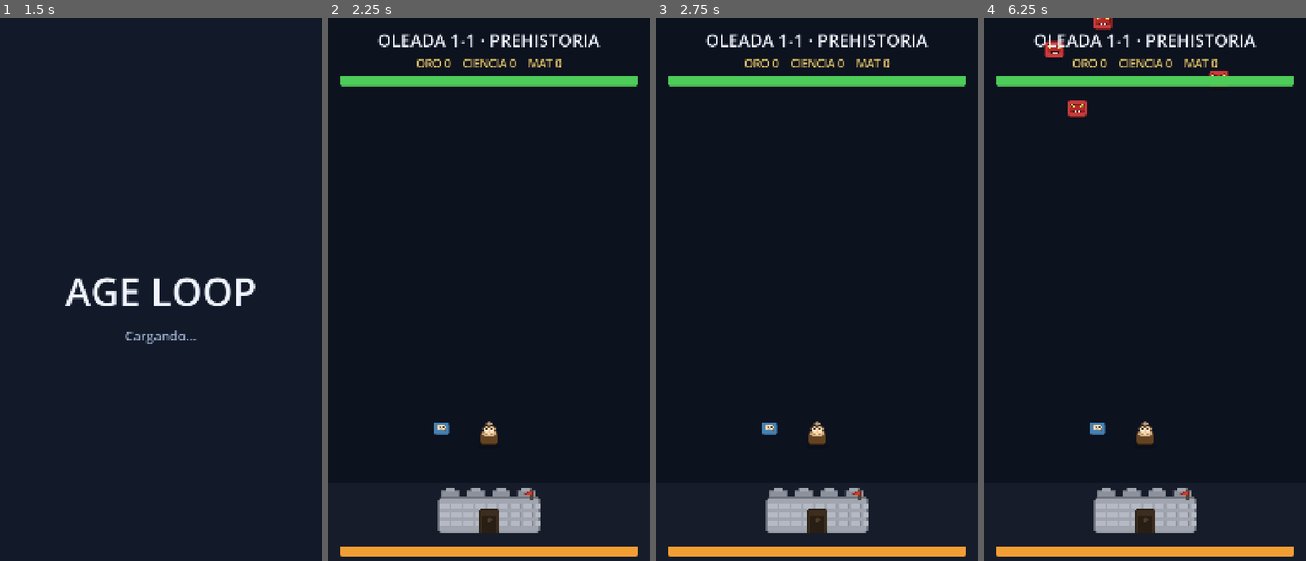
Above: before the commit, frames 1-4 (left to right).
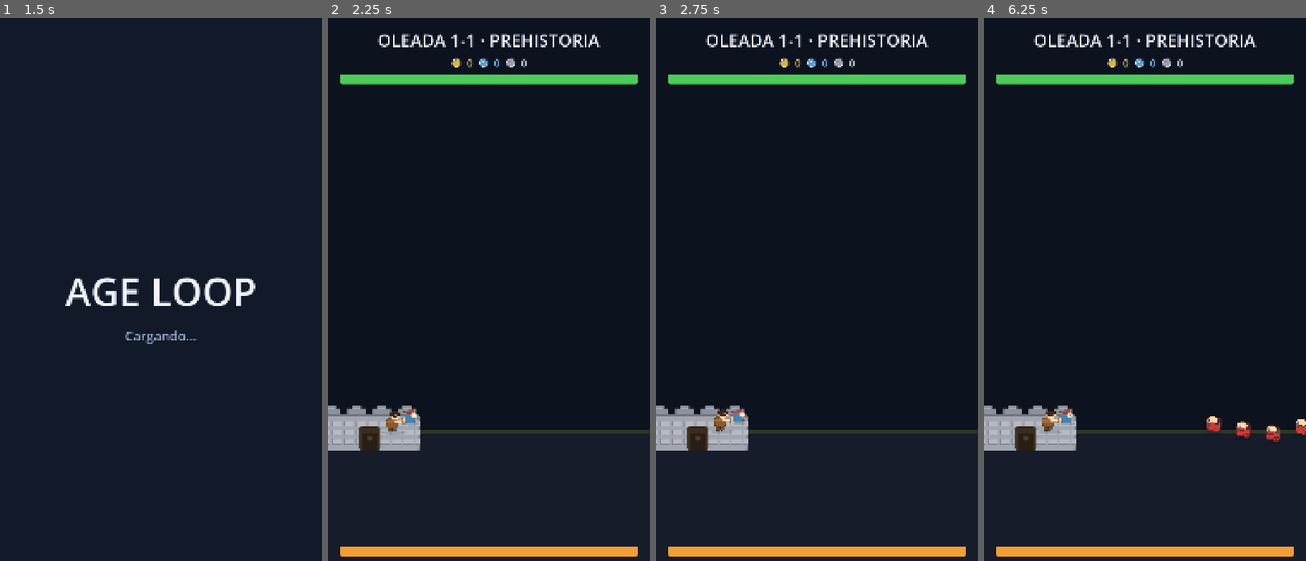
Above: after the commit, the same moments.

Repository: Kaitach/age-loop
Game: Godot game, scene res://scenes/bootstrap/bootstrap.tscn
Two runs of this game, one before a commit and one after it. Both use one fixed random seed, a clock stepped at 60 frames per second and the inputs below.
Inputs:
- Up to frame 1 (1.5 s): tap Enter at 0.5 s; tap Space at 1.25 s
- Up to frame 2 (2.25 s): click "JUGAR" at 2 s
- Up to frame 3 (2.75 s): no input
- Up to frame 4 (6.25 s): tap Enter at 2.75 s

Frame 1 is identical in both runs. In frame 2, 6.6% of the frame differs, in the area x 0-100%, y 7-95%; in frame 3, 6.6%; in frame 4, 7.5%, in the area x 0-100%, y 0-95%.

Commit message:
feat: lateral view, melee vs ranged, polished side sprites, auto-advance and nicer UI

Diff:
--- a/data/items/items.json
+++ b/data/items/items.json
@@ -5,7 +5,8 @@
       "slot": "weapon",
       "era": "prehistoric",
       "base_stats": {
-        "damage": 10
+        "damage": 10,
+        "attack_range": 0
       },
       "allowed_modifiers": [
         "damage",
@@ -18,7 +19,8 @@
       "slot": "weapon",
       "era": "prehistoric",
       "base_stats": {
-        "damage": 15
+        "damage": 15,
+        "attack_range": 55
       },
       "allowed_modifiers": [
         "damage",
@@ -89,7 +91,8 @@
       "slot": "weapon",
       "era": "bronze",
       "base_stats": {
-        "damage": 28
+        "damage": 28,
+        "attack_range": 15
       },
       "allowed_modifiers": [
         "damage",
@@ -102,7 +105,8 @@
       "slot": "weapon",
       "era": "iron",
       "base_stats": {
-        "damage": 42
+        "damage": 42,
+        "attack_range": 20
       },
       "allowed_modifiers": [
         "damage",
@@ -145,6 +149,20 @@
         "max_health",
         "critical_damage"
       ]
+    },
+    "hunting_bow": {
+      "name": "Arco de caza",
+      "slot": "weapon",
+      "era": "prehistoric",
+      "base_stats": {
+        "damage": 13,
+        "attack_range": 325
+      },
+      "allowed_modifiers": [
+        "damage",
+        "attack_speed",
+        "critical_chance"
+      ]
     }
   },
   "modifier_ranges": {
--- a/project.godot
+++ b/project.godot
@@ -7,7 +7,7 @@
 [application]
 
 config/name="AGE LOOP"
-config/version="1.0.2"
+config/version="1.0.3"
 run/main_scene="res://scenes/bootstrap/bootstrap.tscn"
 config/features=PackedStringArray("4.7", "Mobile")
 boot_splash/bg_color=Color(0.0705882, 0.0980392, 0.160784, 1)
--- a/scenes/battle/battle.tscn
+++ b/scenes/battle/battle.tscn
@@ -1,8 +1,11 @@
-[gd_scene load_steps=11 format=3]
+[gd_scene load_steps=14 format=3]
 
 [ext_resource type="Script" path="res://scripts/battle/battle.gd" id="1"]
 [ext_resource type="Script" path="res://scripts/battle/base_building.gd" id="2"]
 [ext_resource type="Script" path="res://scripts/battle/player.gd" id="3"]
+[ext_resource type="Texture2D" path="res://assets/ui/icons/gold.png" id="4"]
+[ext_resource type="Texture2D" path="res://assets/ui/icons/science.png" id="5"]
+[ext_resource type="Texture2D" path="res://assets/ui/icons/materials.png" id="6"]
 
 [sub_resource type="StyleBoxFlat" id="btn_normal"]
 content_margin_left = 30.0
@@ -83,19 +86,25 @@
 color = Color(0.0509804, 0.0705882, 0.121569, 1)
 
 [node name="GroundStrip" type="ColorRect" parent="."]
-offset_top = 1560.0
+offset_top = 1380.0
 offset_right = 1080.0
 offset_bottom = 1920.0
 color = Color(0.0862745, 0.109804, 0.164706, 1)
 
+[node name="GroundDetail" type="ColorRect" parent="."]
+offset_top = 1380.0
+offset_right = 1080.0
+offset_bottom = 1392.0
+color = Color(0.18, 0.22, 0.14, 1)
+
 [node name="World" type="Node2D" parent="."]
 
 [node name="Base" type="Node2D" parent="World"]
-position = Vector2(540, 1725)
+position = Vector2(140, 1450)
 script = ExtResource("2")
 
 [node name="Player" type="Node2D" parent="World"]
-position = Vector2(540, 1400)
+position = Vector2(220, 1350)
 script = ExtResource("3")
 
 [node name="Enemies" type="Node2D" parent="World"]
@@ -120,13 +129,58 @@
 text = "OLEADA 1-1"
 horizontal_alignment = 1
 
+[node name="CurrencyRow" type="HBoxContainer" parent="UI/TopVBox"]
+layout_mode = 2
+alignment = 1
+theme_override_constants/separation = 18
+
+[node name="GoldIcon" type="TextureRect" parent="UI/TopVBox/CurrencyRow"]
+custom_minimum_size = Vector2(36, 36)
+layout_mode = 2
+texture = ExtResource("4")
+expand_mode = 1
+stretch_mode = 5
+
+[node name="GoldLabel" type="Label" parent="UI/TopVBox/CurrencyRow"]
+unique_name_in_owner = true
+layout_mode = 2
+theme_override_colors/font_color = Color(0.9, 0.78, 0.4, 1)
+theme_override_font_sizes/font_size = 34
+text = "0"
+
+[node name="ScienceIcon" type="TextureRect" parent="UI/TopVBox/CurrencyRow"]
+custom_minimum_size = Vector2(36, 36)
+layout_mode = 2
+texture = ExtResource("5")
+expand_mode = 1
+stretch_mode = 5
+
+[node name="ScienceLabel" type="Label" parent="UI/TopVBox/CurrencyRow"]
+unique_name_in_owner = true
+layout_mode = 2
+theme_override_colors/font_color = Color(0.5, 0.75, 0.95, 1)
+theme_override_font_sizes/font_size = 34
+text = "0"
+
+[node name="MatIcon" type="TextureRect" parent="UI/TopVBox/CurrencyRow"]
+custom_minimum_size = Vector2(36, 36)
+layout_mode = 2
+texture = ExtResource("6")
+expand_mode = 1
+stretch_mode = 5
+
+[node name="MatLabel" type="Label" parent="UI/TopVBox/CurrencyRow"]
+unique_name_in_owner = true
+layout_mode = 2
+theme_override_colors/font_color = Color(0.75, 0.75, 0.8, 1)
+theme_override_font_sizes/font_size = 34
+text = "0"
+
 [node name="CurrencyLabel" type="Label" parent="UI/TopVBox"]
 unique_name_in_owner = true
-layout_mode = 2
-theme_override_colors/font_color = Color(0.9, 0.78, 0.4, 1)
-theme_override_font_sizes/font_size = 38
-text = "ORO 0    CIENCIA 0    MAT 0"
-horizontal_alignment = 1
+visible = false
+layout_mode = 2
+text = ""
 
 [node name="PlayerBar" type="ProgressBar" parent="UI/TopVBox"]
 unique_name_in_owner = true
--- a/scenes/menu/main_menu.tscn
+++ b/scenes/menu/main_menu.tscn
@@ -80,7 +80,7 @@
 layout_mode = 2
 theme_override_colors/font_color = Color(0.6, 0.68, 0.8, 1)
 theme_override_font_sizes/font_size = 48
-text = "Version 1.0.2"
+text = "Version 1.0.3"
 horizontal_alignment = 1
 vertical_alignment = 1
 
--- a/scripts/battle/battle.gd
+++ b/scripts/battle/battle.gd
@@ -18,6 +18,9 @@
 @onready var units_container: Node2D = $World/Units
 @onready var wave_label: Label = %WaveLabel
 @onready var currency_label: Label = %CurrencyLabel
+@onready var gold_label: Label = %GoldLabel
+@onready var science_label: Label = %ScienceLabel
+@onready var mat_label: Label = %MatLabel
 @onready var player_bar: ProgressBar = %PlayerBar
 @onready var base_bar: ProgressBar = %BaseBar
 @onready var result_panel: CenterContainer = %ResultPanel
@@ -41,6 +44,11 @@
 @onready var era_banner_title: Label = %EraBannerTitle
 @onready var era_banner_name: Label = %EraBannerName
 
+const SPAWN_X := 1160.0
+const SPAWN_Y_BASE := 1350.0
+const SPAWN_Y_VAR := 40.0
+const PLAYER_POS := Vector2(220, 1350)
+const BASE_POS := Vector2(140, 1450)
 var wave_manager := WaveManager.new()
 
 func _ready() -> void:
@@ -63,6 +71,8 @@
 	close_upgrades_button.pressed.connect(func() -> void: upgrades_panel.visible = false)
 	item_equip_button.pressed.connect(_on_drop_equipped)
 	item_sell_button.pressed.connect(_on_drop_sold)
+	player.position = PLAYER_POS
+	base_building.position = BASE_POS
 	_wave_drops.clear()
 	_current_drop = {}
 	SignalBus.currency_changed.connect(_refresh_currency)
@@ -86,8 +96,8 @@
 		WaveManager.hp_scale_for(GameState.world, GameState.wave),
 		WaveManager.dmg_scale_for(GameState.world, GameState.wave)
 	)
-	enemy.position = position_p
-	enemy.died.connect(_on_enemy_killed.bind(enemy_id))
+	# lateral spawn: from right, random Y around ground
+	enemy.position = Vector2(SPAWN_X, SPAWN_Y_BASE + randf_range(-SPAWN_Y_VAR, SPAWN_Y_VAR))
 	enemies_container.add_child(enemy)
 
 func _on_enemy_killed(enemy_id: String) -> void:
@@ -209,7 +219,7 @@
 	for i in range(count):
 		var u := AllyUnit.new()
 		u.setup(types[i % types.size()])
-		u.position = Vector2(380 + i * 160, 1380)
+		u.position = Vector2(280 + i * 110, SPAWN_Y_BASE + randf_range(-12, 12))
 		units_container.add_child(u)
 
 func _end_battle(victory: bool) -> void:
@@ -234,6 +244,10 @@
 			GameState.world -= 1
 			GameState.wave = MAX_WAVE
 		SignalBus.save_requested.emit()
+		get_tree().create_timer(2.5).timeout.connect(func() -> void:
+			if state == State.LOST and is_inside_tree():
+				get_tree().reload_current_scene()
+		, CONNECT_ONE_SHOT)
 	else:
 		retry_button.text = "SIGUIENTE"
 		if TutorialManager.should_show("first_victory"):
@@ -252,6 +266,10 @@
 
 func _refresh_currency() -> void:
 	currency_label.text = "ORO %d    CIENCIA %d    MAT %d" % [GameState.gold, GameState.science, GameState.materials]
+	if is_instance_valid(gold_label):
+		gold_label.text = str(GameState.gold)
+		science_label.text = str(GameState.science)
+		mat_label.text = str(GameState.materials)
 
 func _apply_era_visual(era_id: String) -> void:
 	match era_id:
--- a/scripts/battle/player.gd
+++ b/scripts/battle/player.gd
@@ -17,25 +17,32 @@
 
 var _attack_cooldown: float = 0.6
 var _dying: bool = false
+var _bob: float = 0.0
+var _base_y: float = 0.0
 
 func _ready() -> void:
 	var final_stats := StatsCalculator.player_final_stats(self)
 	damage = int(round(float(final_stats["damage"])))
 	max_health = int(round(float(final_stats["max_health"])))
 	attack_speed = float(final_stats["attack_speed"])
+	attack_range = float(final_stats.get("attack_range", 95.0))
 	critical_chance = float(final_stats["critical_chance"])
 	critical_damage = float(final_stats["critical_damage"])
 	super()
 	add_to_group("player")
+	_base_y = position.y
 	var spr := Sprite2D.new()
 	spr.texture = load("res://assets/characters/player.png") as Texture2D
 	spr.centered = true
+	spr.name = "Sprite"
 	add_child(spr)
 
 func _process(delta: float) -> void:
 	super(delta)
 	if _dying:
 		return
+	_bob += delta * 6.0
+	position.y = _base_y + sin(_bob) * 2.5
 	_attack_cooldown -= delta
 	if _attack_cooldown > 0.0:
 		return
@@ -58,7 +65,6 @@
 	return best
 
 func _shoot(target: Enemy) -> void:
-	var projectile := Projectile.new()
 	var hit_damage := damage
 	var is_crit := randf() < critical_chance
 	if is_crit:
@@ -67,8 +73,25 @@
 		_play_sfx("critical")
 	else:
 		_play_sfx("hit")
+	if attack_range < 160.0:
+		if is_instance_valid(target) and target.is_alive() and global_position.distance_to(target.global_position) <= attack_range + 10.0:
+			target.take_damage(hit_damage)
+			_show_slash(target.global_position)
+		return
+	var projectile := Projectile.new()
 	projectile.setup(global_position + Vector2(0, -34), target, hit_damage, projectile_speed)
 	get_parent().add_child(projectile)
+
+func _show_slash(pos: Vector2) -> void:
+	var slash := Line2D.new()
+	slash.width = 7.0
+	slash.default_color = Color(1, 0.9, 0.4, 0.9)
+	slash.points = PackedVector2Array([pos + Vector2(-28, -18), pos + Vector2(28, 18)])
+	slash.z_index = 10
+	get_tree().current_scene.add_child(slash)
+	var tw := create_tween()
+	tw.tween_property(slash, "modulate:a", 0.0, 0.22)
+	tw.tween_callback(slash.queue_free)
 
 func _play_sfx(id: String) -> void:
 	var tree := get_tree()
--- a/scripts/enemies/enemy.gd
+++ b/scripts/enemies/enemy.gd
@@ -22,6 +22,8 @@
 var _dying: bool = false
 var _summon_cd: float = 7.0
 var _enraged: bool = false
+var _bob: float = 0.0
+var _base_y: float = 0.0
 
 func setup_from_data(enemy_id_p: String, data: Dictionary, hp_scale: float, dmg_scale: float) -> void:
 	enemy_id = enemy_id_p
@@ -41,6 +43,8 @@
 func _ready() -> void:
 	super()
 	add_to_group("enemies")
+	_base_y = position.y
+	_bob = randf() * TAU
 	_add_sprite()
 
 func _process(delta: float) -> void:
@@ -67,14 +71,23 @@
 		return
 	var dist := global_position.distance_to(_target.global_position)
 	var eff_speed := movement_speed
+	# lateral bobbing walk
+	_bob += delta * 7.0
+	position.y = _base_y + sin(_bob) * 3.0
 	if dist > attack_range:
 		global_position += (_target.global_position - global_position).normalized() * eff_speed * delta
+		_base_y = global_position.y
 	else:
 		_attack_cooldown -= delta
 		if _attack_cooldown <= 0.0:
 			_attack_cooldown = 1.0 / attack_speed
 			_target.take_damage(damage)
 			queue_redraw()
+			# lunge forward on attack
+			var tw := create_tween()
+			var dir := (_target.global_position - global_position).normalized()
+			tw.tween_property(self, "position", position + dir * 12.0, 0.08)
+			tw.tween_property(self, "position", position, 0.12)
 
 func _spawn_minions() -> void:
 	var parent_node := get_parent()
@@ -108,6 +121,8 @@
 	var spr := Sprite2D.new()
 	spr.texture = tex
 	spr.centered = true
+	spr.scale.x = -1
+	spr.name = "Sprite"
 	add_child(spr)
 
 func _draw() -> void:
--- a/scripts/equipment/stats_calculator.gd
+++ b/scripts/equipment/stats_calculator.gd
@@ -8,6 +8,7 @@
 		"damage": float(player.base_damage) + float(Upgrades.bonus_value("player_damage")),
 		"max_health": float(player.base_max_health) + float(Upgrades.bonus_value("player_health")),
 		"attack_speed": player.attack_speed,
+		"attack_range": 95.0,
 		"critical_chance": float(balance.get("critical_chance_base", 0.05)),
 		"critical_damage": float(balance.get("critical_damage_base", 1.5)),
 	}
--- a/scripts/units/unit.gd
+++ b/scripts/units/unit.gd
@@ -7,6 +7,9 @@
 
 var _attack_cd: float = 0.0
 var _type: String = "archer"
+var _bob: float = 0.0
+var _base_y: float = 0.0
+var _dying: bool = false
 
 func setup(unit_id: String) -> void:
 	_type = unit_id
@@ -36,6 +39,8 @@
 func _ready() -> void:
 	super()
 	add_to_group("allies")
+	_base_y = position.y
+	_bob = randf() * TAU
 	var spr := Sprite2D.new()
 	var path := "res://assets/units/%s.png" % _type
 	if ResourceLoader.exists(path):
@@ -43,12 +48,15 @@
 	else:
 		spr.texture = load("res://assets/units/archer.png") as Texture2D
 	spr.centered = true
+	spr.name = "Sprite"
 	add_child(spr)
 
 func _process(delta: float) -> void:
 	super(delta)
 	if _dying:
 		return
+	_bob += delta * 6.0
+	position.y = _base_y + sin(_bob) * 2.0
 	_attack_cd -= delta
 	if _attack_cd > 0.0:
 		return
@@ -56,8 +64,6 @@
 	if target != null:
 		_attack_cd = 1.0 / attack_speed
 		_shoot(target)
-
-var _dying: bool = false
 func _on_death() -> void:
 	_dying = true
 	remove_from_group("allies")
Binary file changed: assets/characters/player.png
Binary file changed: assets/enemies/berserker.png
Binary file changed: assets/enemies/boss_chief.png
Binary file changed: assets/enemies/boss_iron_general.png
Binary file changed: assets/enemies/boss_mamut.png
Binary file changed: assets/enemies/elite.png
Binary file changed: assets/enemies/fast.png
Binary file changed: assets/enemies/normal.png
Binary file changed: assets/enemies/ranged.png
Binary file changed: assets/enemies/tank.png
Binary file added: assets/ui/icons/gold.png
Not shown, added: assets/ui/icons/gold.png.import
(and 10 more such lines)
